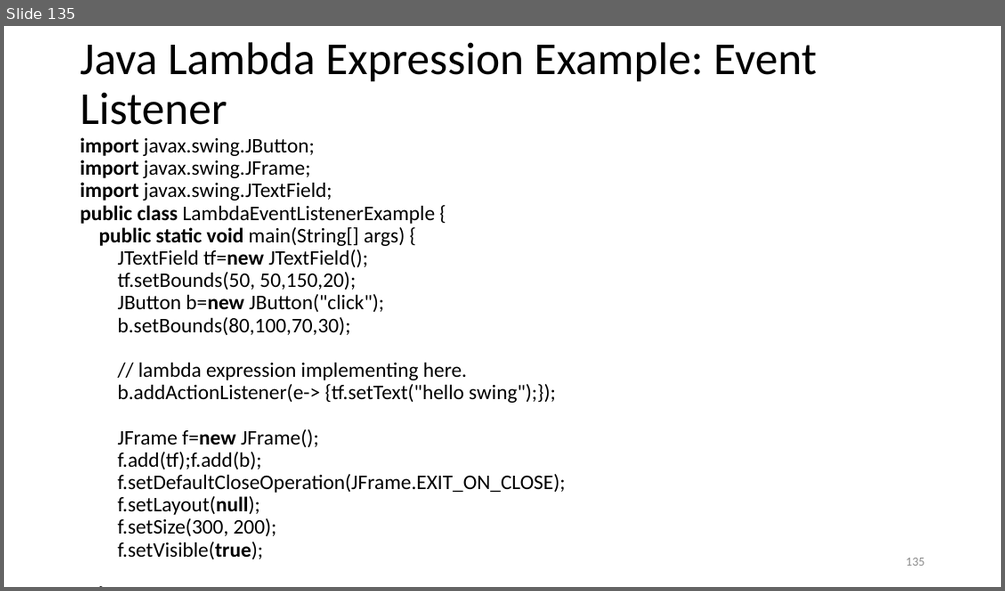
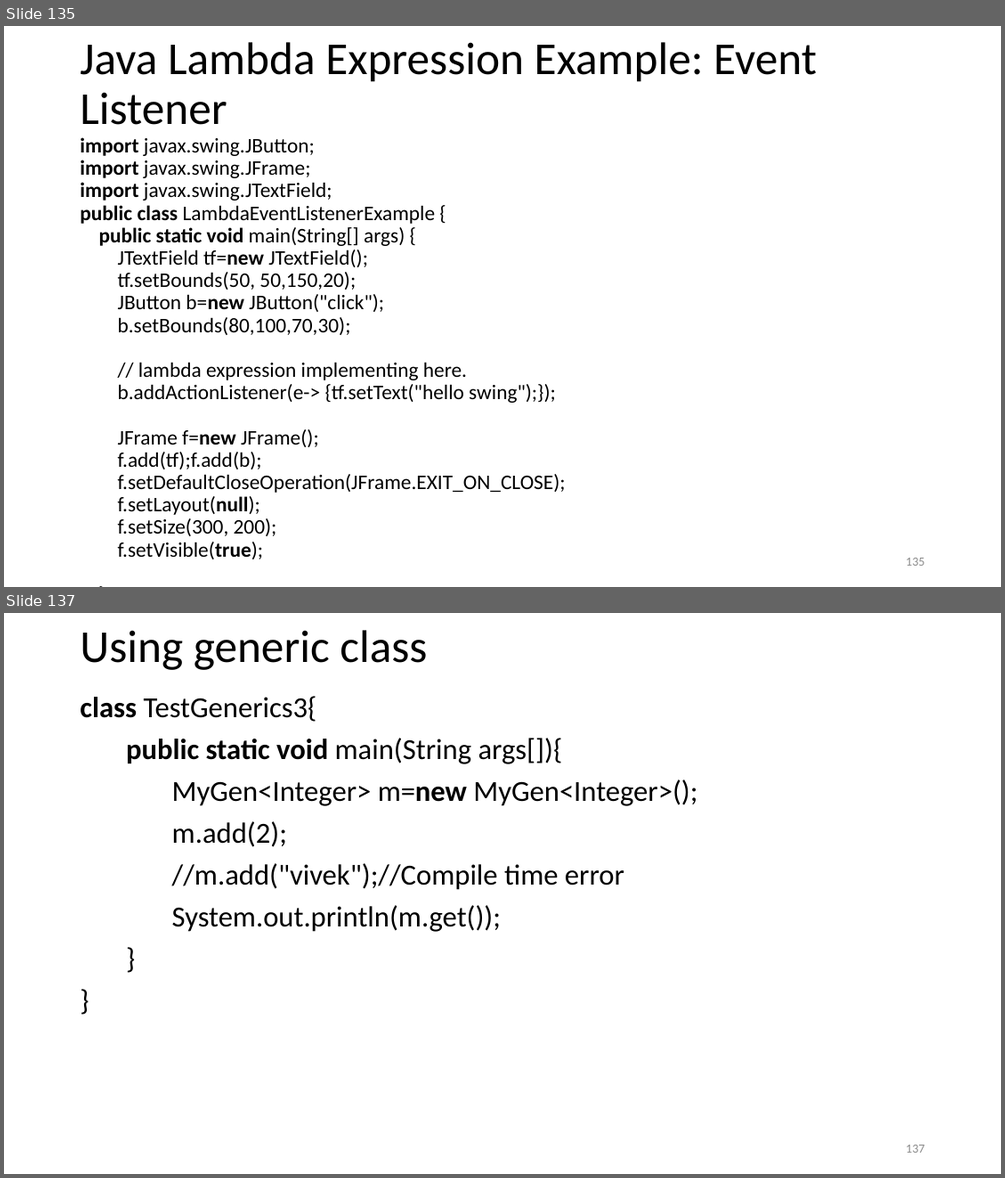
Before and after one commit to suniljeevan/JAVA-FULLSTACK-DEVELOPMENT-2026, a slide deck: COURSE MATERIALS/Module-1 CSE3427.pptx. Shown one above the other, each under a label of ours: slide 135 before the commit, slides 135 and 137 after it; the slides between them are not shown. The pictures are 1005x591 and 1005x1178 pixels, drawn with LibreOffice and Linux fonts; fonts in the diff are those of the drawing; background and template pictures are left out. Boxes give left, top, right and bottom in pixels: in the first picture for what was removed or moved away, otherwise in the second. Text is boxed around its words. In the diff, an @@ line names an element or a change of style, - is before the commit and + after.

```diff
--- a/COURSE MATERIALS/Module-1 CSE3427.pptx
+++ b/COURSE MATERIALS/Module-1 CSE3427.pptx
@@ slide 137 added at <box>4,613,1001,1174</box>, background #FFFFFF @@
@@ title added at <box>80,630,427,670</box>, 44 pt, text #000000 @@
+Using generic class
@@ text added at <box>80,696,697,932</box>, 28 pt, text #000000 @@
+class TestGenerics3{
+public static void main(String args[]){
+MyGen<Integer> m=new MyGen<Integer>();
+m.add(2);
+//m.add("vivek");//Compile time error
+System.out.println(m.get());
+}
+}
@@ page number added at <box>906,1144,924,1152</box>, 12 pt, text #8C8C8C @@
+137
```
Also in this commit, not shown: 1 slide changed, 17 other slides added.
